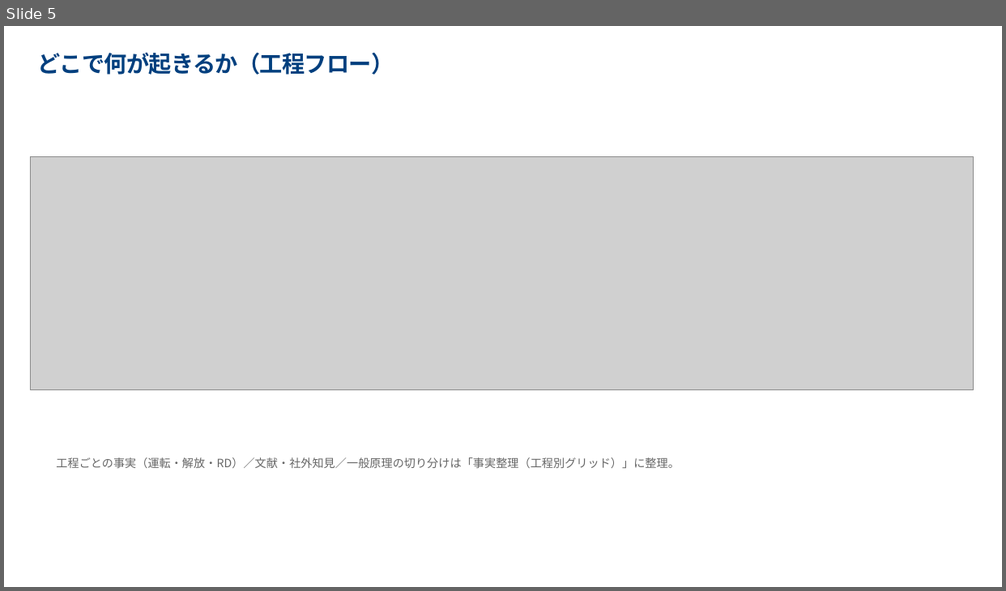
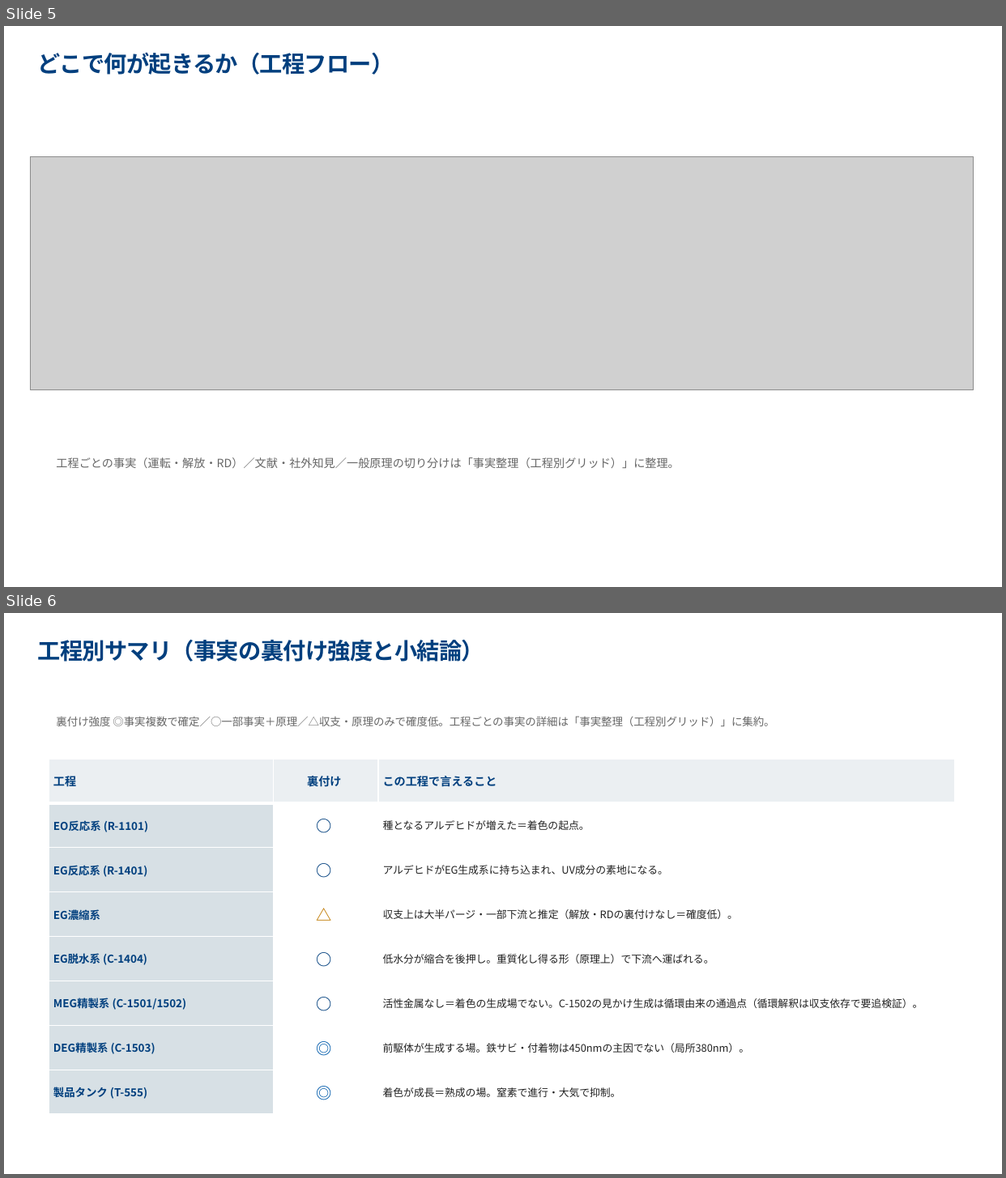
Before and after one commit to hiraoyosa-sys/Base, a slide deck: outputs/製品DEG色相悪化_対策会議.pptx. Shown one above the other, each under a label of ours: slide 5 before the commit, slides 5 and 6 after it. The pictures are 1006x591 and 1006x1178 pixels, drawn with LibreOffice and Linux fonts; fonts in the diff are those of the drawing; grey boxes stand for pictures. Boxes give left, top, right and bottom in pixels: in the first picture for what was removed or moved away, otherwise in the second. Text is boxed around its words. In the diff, an @@ line names an element or a change of style, - is before the commit and + after.

```diff
--- a/outputs/製品DEG色相悪化_対策会議.pptx
+++ b/outputs/製品DEG色相悪化_対策会議.pptx
@@ slide 6 added at [4,613,1002,1174], background #FFFFFF @@
@@ title added at [38,640,484,662], 22 pt, text #003F7E, bold @@
+工程別サマリ（事実の裏付け強度と小結論）
@@ text added at [56,716,774,726], 10.5 pt, text #666666 @@
+裏付け強度 ◎事実複数で確定／○一部事実＋原理／△収支・原理のみで確度低。工程ごとの事実の詳細は「事実整理（工程別グリッド）」に集約。
@@ table added at [49,759,955,1114], 8 rows, 3 columns @@
+工程 | 裏付け | この工程で言えること
+EO反応系 (R-1101) | ○ | 種となるアルデヒドが増えた＝着色の起点。
+EG反応系 (R-1401) | ○ | アルデヒドがEG生成系に持ち込まれ、UV成分の素地になる。
+EG濃縮系 | △ | 収支上は大半パージ・一部下流と推定（解放・RDの裏付けなし＝確度低）。
+EG脱水系 (C-1404) | ○ | 低水分が縮合を後押し。重質化し得る形（原理上）で下流へ運ばれる。
+MEG精製系 (C-1501/1502) | ○ | 活性金属なし＝着色の生成場でない。C-1502の見かけ生成は循環由来の通過点（循環解釈は収支依存で要追検証）。
+DEG精製系 (C-1503) | ◎ | 前駆体が生成する場。鉄サビ・付着物は450nmの主因でない（局所380nm）。
+製品タンク (T-555) | ◎ | 着色が成長＝熟成の場。窒素で進行・大気で抑制。
```
Also in this commit, not shown: 6 slides changed, 6 other files.
